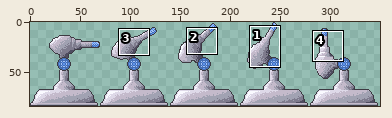
Edited in one commit: sprite sheet (assets/turretspritesheet.png). Above, an overview of the earlier version with the close-up marked.
Close-up. Before:
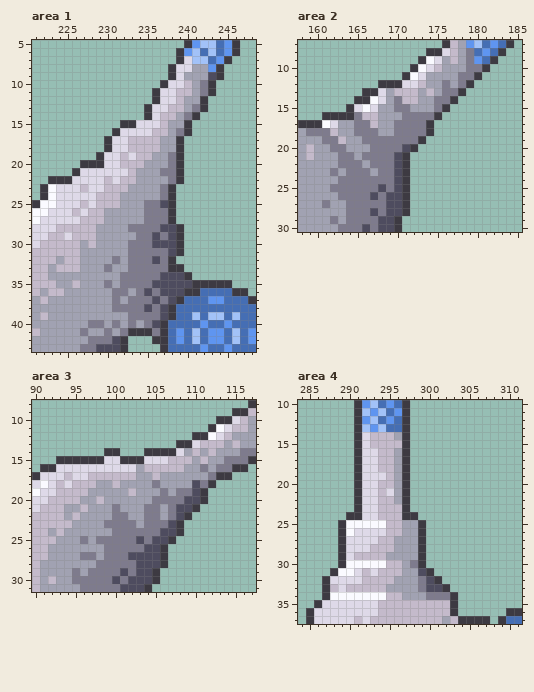
The file is 350x84 pixels. Colours within 5 levels of each other are drawn and written as one. Shown: area 1: x 221..248, y 5..43; area 2: x 158..185, y 7..30; area 3: x 90..117, y 8..31; area 4: x 284..311, y 10..37.
The result:
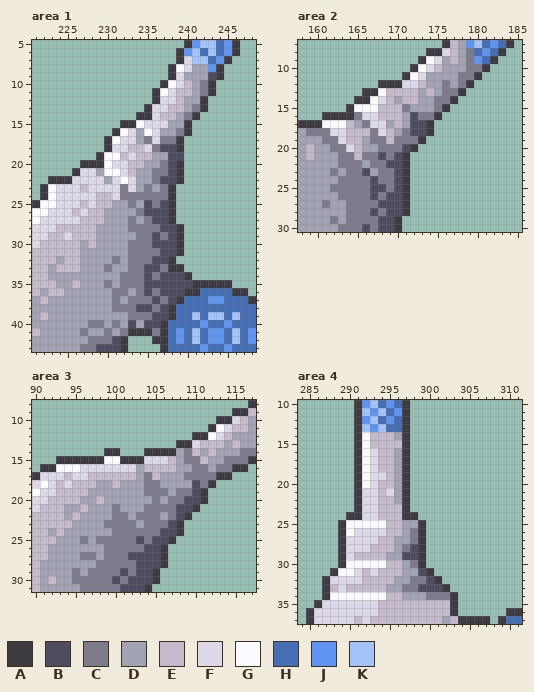
Palette (. is transparent): A #3d3a42  B #4e4c5f  C #7e7b8d  D #a1a2b2  E #c4bacb  F #ded9e8  G #fafaff  H #456eb4  J #5f95f0  K #a2c2f8
What changed:
Area 1:
y 8: x 239 F -> G
y 10: x 238 F -> G
y 11: x 237 F -> G
y 14: x 234 . -> A
y 15: x 234 F -> G; x 237 E -> F
y 16: x 232 F -> G; x 234..237 FFEE -> DGFD
y 17: x 231 F -> G; x 233..238 EEEEDD -> FDCFCC
y 18: x 235..238 EEDD -> FCBB
y 19: x 230..231 FF -> GG; x 238..239 CA -> BB
y 20: x 230 F -> G; x 232 E -> F; x 237..238 DC -> CB
y 21: x 229..231 FFF -> DGG; x 236 D -> C; x 238 C -> B
y 22: x 230 E -> D; x 232..233 EE -> GF; x 236..238 DDC -> CBB
y 23: x 230..233 EEED -> FFCF; x 235 D -> C
y 24: x 231..236 EDDDDD -> FCCCCC
y 25: x 231 E -> D; x 233 D -> C; x 235 C -> B
y 26: x 234..237 DCCC -> CBBB
y 27: x 233 D -> C; x 236..237 CC -> BB
y 31..32: x 237 C -> B
y 33: x 235..236 CC -> BB
y 34..35: x 235 C -> B
y 38: x 234 C -> B
y 39: x 236 C -> B
y 40: x 233 C -> B; x 235 C -> B
Area 2:
y 13: x 168..169 FD -> GE
y 14: x 169..170 DC -> ED
y 15: x 165 F -> G; x 167..170 FDDC -> GEEE
y 16: x 166..172 EEDDDCC -> FFEEEDB
y 17: x 162..165 FDDC -> GGED; x 167..168 ED -> FF; x 170..173 CCCC -> EDBB
y 18: x 162..166 EDDCC -> FFEEE; x 168..170 DDC -> FED; x 172..173 CC -> BB
y 19: x 163..166 EDDC -> FEED; x 169 C -> E
y 20: x 164..165 DD -> FE; x 167 C -> D
y 21: x 165 D -> E; x 168 C -> B
y 22: x 169 C -> B
y 23: x 166 C -> B
y 24..25: x 167 C -> B
y 27: x 168 C -> B
Area 3:
y 14: x 108..109 FD -> DC
y 15: x 99..100 FF -> GG; x 108..110 EED -> DCC
y 16: x 93..95 FFF -> GGG; x 108 E -> D; x 110 D -> C
y 17: x 104 D -> C; x 109..111 DDD -> CCC
y 18: x 104 D -> C
y 19: x 102 E -> D; x 104..105 DD -> CC
y 20: x 106 C -> D
y 21: x 106 D -> C
y 22: x 103 D -> C
Area 4:
y 14..20: x 292 F -> G
y 26..27: x 298 D -> C
y 28: x 297..298 DD -> CB
y 29: x 297..298 DD -> BB
y 32: x 298 D -> C
y 33: x 297..299 DDC -> CCB
